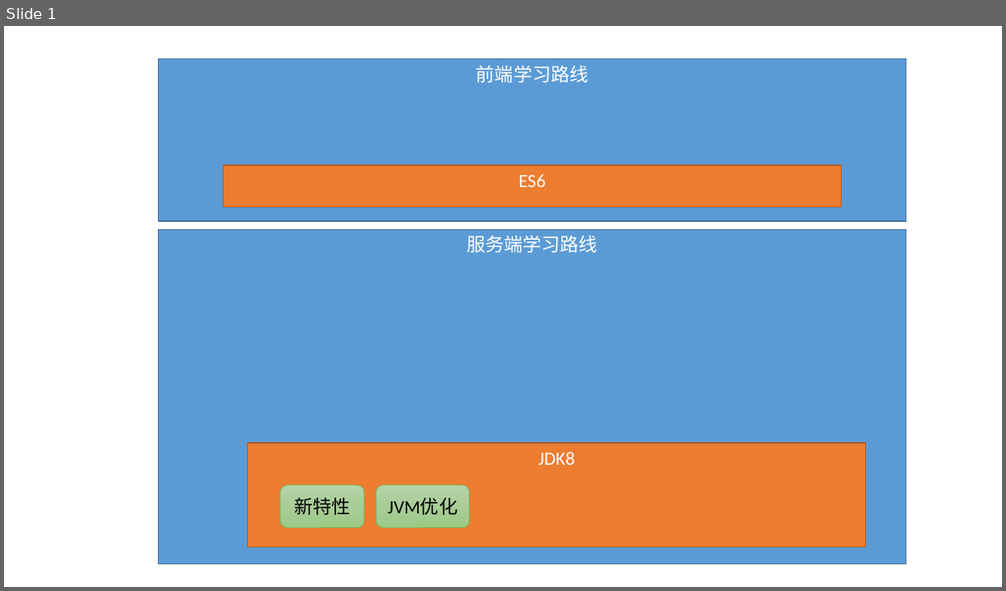
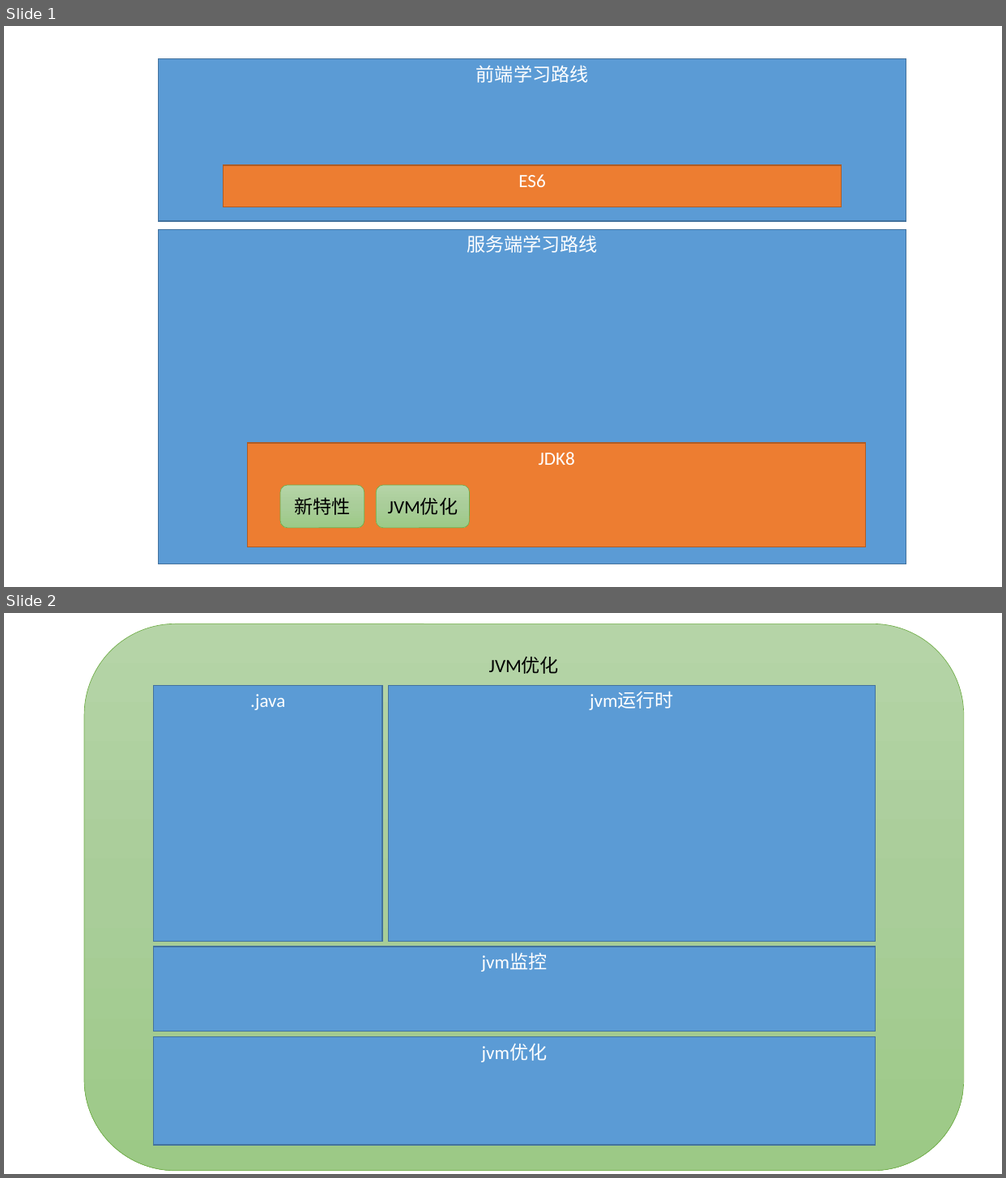
Before and after one commit to yinguibing/microservice, a slide deck: 学习路线图.pptx. Shown one above the other, each under a label of ours: slide 1 before the commit, slides 1 and 2 after it. The pictures are 1006x591 and 1006x1178 pixels, drawn with LibreOffice and Linux fonts; fonts in the diff are those of the drawing. Boxes give left, top, right and bottom in pixels: in the first picture for what was removed or moved away, otherwise in the second. Text is boxed around its words. In the diff, an @@ line names an element or a change of style, - is before the commit and + after.

```diff
--- a/学习路线图.pptx
+++ b/学习路线图.pptx
@@ slide 2 added at box(4, 613, 1002, 1174), background #FFFFFF @@
@@ rounded rectangle added at box(84, 624, 964, 1171), fill gradient #B5D5A7 to #AACE9A to #9CC987, outline #70AD47 0.5 pt, 18 pt, text #000000 @@
+JVM优化
@@ rectangle added at box(154, 686, 383, 942), fill #5B9BD5, outline #43739E 1 pt, 18 pt, text #FFFFFF @@
+.java
@@ rectangle added at box(389, 686, 876, 942), fill #5B9BD5, outline #43739E 1 pt, 18 pt, text #FFFFFF @@
+jvm运行时
@@ rectangle added at box(154, 947, 876, 1032), fill #5B9BD5, outline #43739E 1 pt, 18 pt, text #FFFFFF @@
+jvm监控
@@ rectangle added at box(154, 1037, 876, 1146), fill #5B9BD5, outline #43739E 1 pt, 18 pt, text #FFFFFF @@
+jvm优化
```
Also in this commit, not shown: 2 other files.
